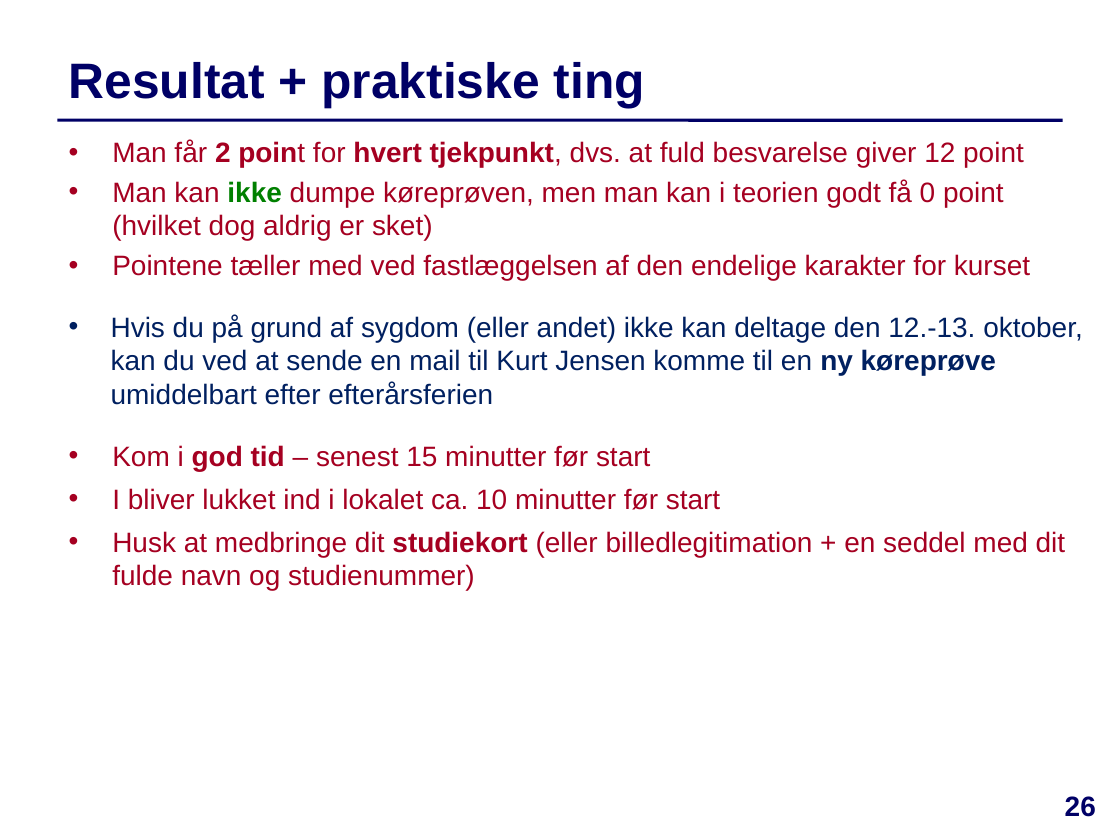
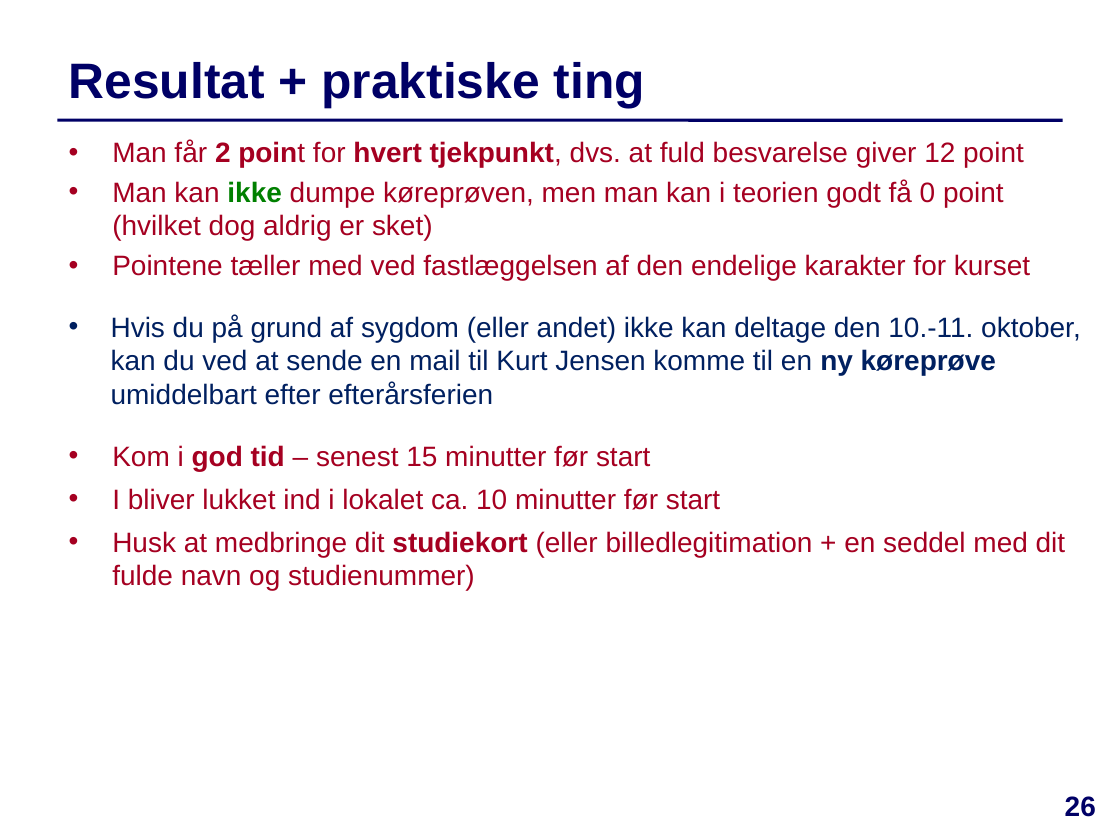
Before and after one commit to IntProgAU/Materiale, a slide deck: slide 26 of web/e24/uge_5a/Slides-Uge5-Mandag.pptx. Drawn at 1120x840 pixels with LibreOffice and Linux fonts; fonts in the diff are those of the drawing. Boxes give left, top, right and bottom in pixels: in the first picture for what was removed or moved away, otherwise in the second. Text is boxed around its words. In the diff, an @@ line names an element or a change of style, - is before the commit and + after.

```diff
--- a/web/e24/uge_5a/Slides-Uge5-Mandag.pptx
+++ b/web/e24/uge_5a/Slides-Uge5-Mandag.pptx
@@ text at (x1=111, y1=315, x2=1081, y2=405): text changed @@
-• Hvis du på grund af sygdom (eller andet) ikke kan deltage den 12.-13. oktober, kan du ved at sende en mail til Kurt Jensen komme til en ny køreprøve umiddelbart efter efterårsferien
+• Hvis du på grund af sygdom (eller andet) ikke kan deltage den 10.-11. oktober, kan du ved at sende en mail til Kurt Jensen komme til en ny køreprøve umiddelbart efter efterårsferien
```
Also in this commit, not shown: 4 other slides changed, 1 other file.
